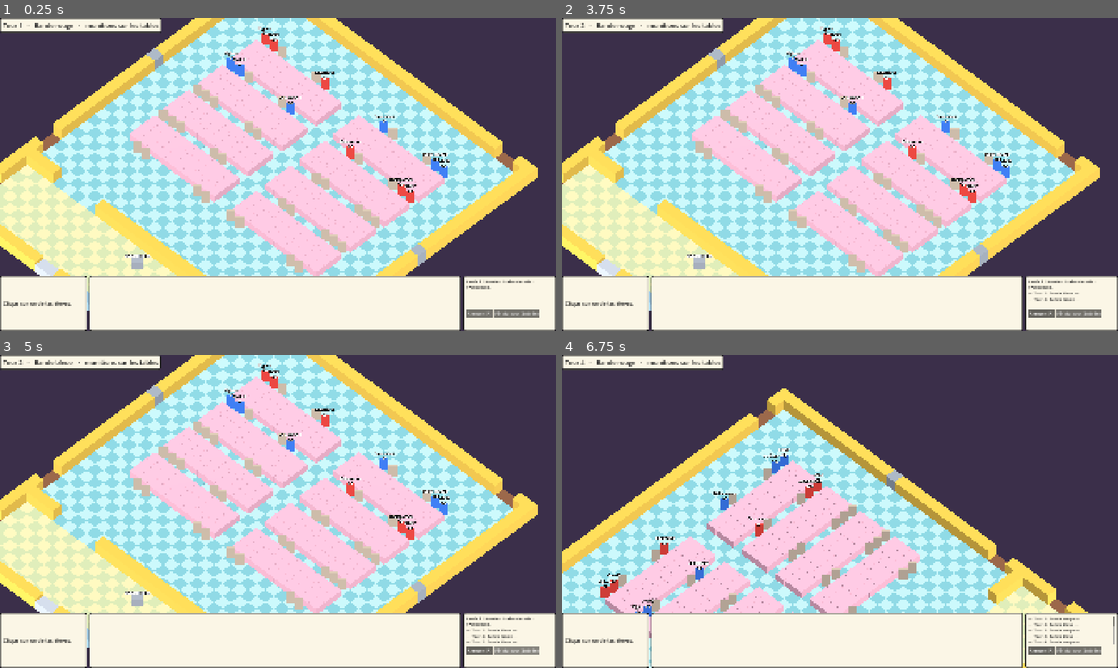
Above: before the commit, frames 1-4 (two rows, left to right).
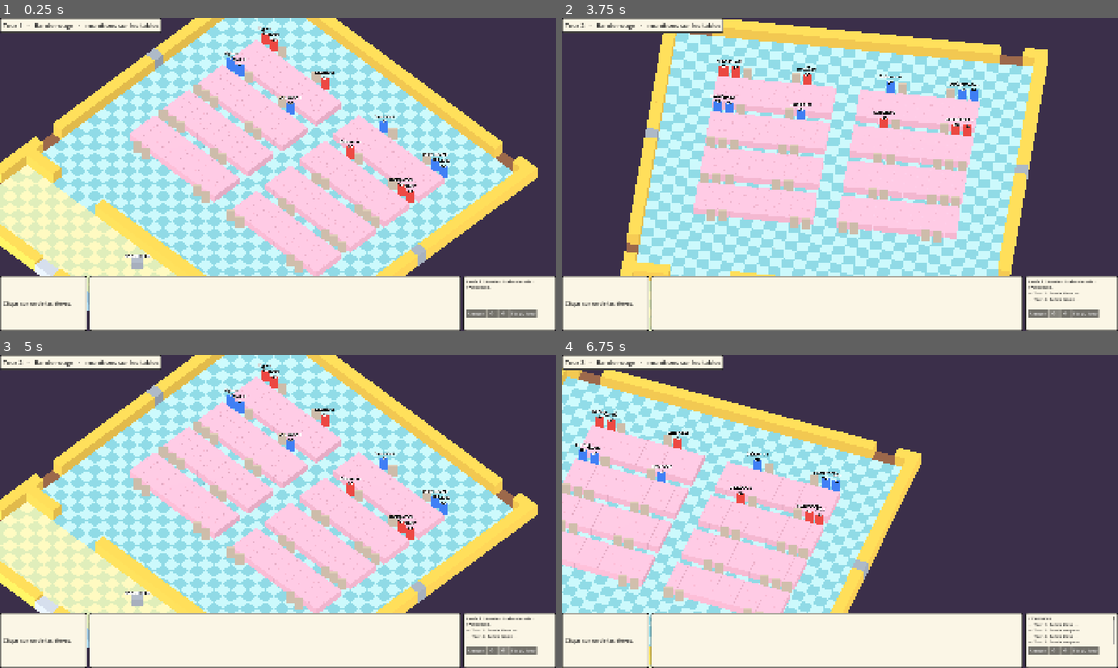
Above: after the commit, the same moments.

Repository: alexandrecranshoff-cyber/delire-a-la-cantine
Game: Godot game, scene res://scenes/main.tscn
Two runs of this game, one before a commit and one after it. Both use one fixed random seed, a clock stepped at 60 frames per second and the inputs below.
Inputs (mouse positions are in pixels of both pictures, inside the frame that each line leads up to):
- Up to frame 1 (0.25 s): no input
- Up to frame 2 (3.75 s): click (1040, 312) at 0.5 s, where only the run after the commit has a clickable "Arroser"; click (1084, 312) at 1.25 s, where only the run after the commit has a clickable "Fin du tour"; click (1040, 312) at 2 s, where only the run before the commit has a clickable "Arroser (R)"; click (1079, 312) at 2.75 s, where only the run before the commit has a clickable "Fin du tour (Entrée)"; click (1051, 312) at 3.5 s, where only the run after the commit has a clickable "⟲"
- Up to frame 3 (5 s): click (505, 649) at 4.25 s, where only the run after the commit has a clickable "⟳"
- Up to frame 4 (6.75 s): tap Enter at 5 s; move the mouse to (962, 495) at 5.02 s; hold Right (ui_right) 5.03-5.75 s; tap Q at 5.1, 6.6 s; click (962, 495) at 5.17 s; tap E at 5.3 s; drag from (728, 527) to (812, 574) at 5.77 s; tap Space at 6.5 s; move the mouse to (895, 442) at 6.52 s; hold Right (ui_right) from 6.53 s (still down); click (895, 442) at 6.67 s

The runs differ from the first frame. In frame 1, less than 0.1% of the frame differs, in the area x 87-97%, y 93-96%; in frame 2, 46%, in the area x 0-97%, y 0-100%; in frame 3, 0.3%; in frame 4, 41%.

Commit message:
Caméra : rotation libre au clic droit et par crans de 45°
Boutons ⟲ ⟳ dans l'interface, touches Q et E, rotation animée.
Le déplacement de la vue passe sur la molette enfoncée et les flèches.

Co-Authored-By: Claude Fable 5.2 <noreply@anthropic.com>
Claude-Session: https://claude.ai/code/session_01CbTZHE5Td2qxH178YLJedY

Diff:
--- a/scripts/ui/game_view.gd
+++ b/scripts/ui/game_view.gd
@@ -26,7 +26,13 @@
 var _cam_target := Vector3.ZERO
 var _cam_angle := 45.0
 var _cam_zoom := 26.0
-var _dragging := false
+var _panning := false
+var _rotating := false
+var _rotate_tween: Tween
+var _cam_goal := 45.0
+
+const ROTATE_STEP := 45.0
+const ROTATE_DRAG_SPEED := 0.4  # degrés par pixel
 
 
 func _ready() -> void:
@@ -51,6 +57,7 @@
 	add_child(hud)
 	hud.end_turn_pressed.connect(_end_turn)
 	hud.watering_toggled.connect(func(on): watering = on)
+	hud.rotate_pressed.connect(func(direction): rotate_camera(direction * ROTATE_STEP))
 	hud.log_line("Partie à %d bandes. Graine des dés : %d." % [players, s])
 	state.start_team_turn(0)
 	_refresh_all()
@@ -120,15 +127,19 @@
 		elif mb.button_index == MOUSE_BUTTON_WHEEL_DOWN and mb.pressed:
 			_cam_zoom = minf(45.0, _cam_zoom + 1.5)
 			_update_camera()
-		elif mb.button_index == MOUSE_BUTTON_MIDDLE or mb.button_index == MOUSE_BUTTON_RIGHT:
-			_dragging = mb.pressed
+		elif mb.button_index == MOUSE_BUTTON_RIGHT:
+			_rotating = mb.pressed
+		elif mb.button_index == MOUSE_BUTTON_MIDDLE:
+			_panning = mb.pressed
 		elif mb.button_index == MOUSE_BUTTON_LEFT and mb.pressed and not busy:
 			var c = _mouse_cell(mb.position)
 			if c != null:
 				_click(c)
 	elif event is InputEventMouseMotion:
 		var mm := event as InputEventMouseMotion
-		if _dragging:
+		if _rotating:
+			_set_cam_angle(_cam_angle - mm.relative.x * ROTATE_DRAG_SPEED)
+		elif _panning:
 			var right := camera.global_transform.basis.x
 			var fwd := Vector3(right.z, 0, -right.x)
 			_cam_target -= (right * mm.relative.x - fwd * mm.relative.y) * _cam_zoom / 600.0
@@ -140,16 +151,30 @@
 	elif event is InputEventKey and event.pressed and not event.echo:
 		match event.keycode:
 			KEY_ENTER, KEY_KP_ENTER: _end_turn()
-			KEY_Q: _rotate(-90)
-			KEY_E: _rotate(90)
+			KEY_Q: rotate_camera(-ROTATE_STEP)
+			KEY_E: rotate_camera(ROTATE_STEP)
 			KEY_R:
 				watering = not watering
 				hud.set_watering(watering)
 			KEY_ESCAPE: _select(null)
 
 
-func _rotate(deg: float) -> void:
-	_cam_angle += deg
+## Tourne la vue autour du point regardé, en douceur (boutons de l'interface, touches Q et E).
+func rotate_camera(deg: float) -> void:
+	# On part du cran visé par la rotation en cours, pour que plusieurs appuis s'additionnent,
+	# et on retombe toujours sur un angle net.
+	var from := _cam_angle
+	if _rotate_tween != null and _rotate_tween.is_valid():
+		from = _cam_goal
+		_rotate_tween.kill()
+	var goal := roundf((from + deg) / ROTATE_STEP) * ROTATE_STEP
+	_cam_goal = goal
+	_rotate_tween = create_tween()
+	_rotate_tween.tween_method(_set_cam_angle, _cam_angle, goal, 0.25).set_trans(Tween.TRANS_SINE)
+
+
+func _set_cam_angle(deg: float) -> void:
+	_cam_angle = deg
 	_update_camera()
 
 
--- a/scripts/ui/hud.gd
+++ b/scripts/ui/hud.gd
@@ -5,6 +5,7 @@
 
 signal end_turn_pressed
 signal watering_toggled(on: bool)
+signal rotate_pressed(direction: int)
 
 const TEAM_NAMES := ["rouge", "bleue", "verte", "jaune"]
 const PAPER := Color("fbf6e6")
@@ -58,12 +59,21 @@
 	var buttons := HBoxContainer.new()
 	col.add_child(buttons)
 	_water_button = Button.new()
-	_water_button.text = "Arroser (R)"
+	_water_button.text = "Arroser"
+	_water_button.tooltip_text = "R"
 	_water_button.toggle_mode = true
 	_water_button.toggled.connect(func(on): watering_toggled.emit(on))
 	buttons.add_child(_water_button)
+	for spec in [["⟲", -1, "Tourner la vue à gauche (Q)"], ["⟳", 1, "Tourner la vue à droite (E)"]]:
+		var rot := Button.new()
+		rot.text = spec[0]
+		rot.tooltip_text = spec[2]
+		rot.custom_minimum_size = Vector2(36, 0)
+		rot.pressed.connect(func(): rotate_pressed.emit(spec[1]))
+		buttons.add_child(rot)
 	var end_btn := Button.new()
-	end_btn.text = "Fin du tour (Entrée)"
+	end_btn.text = "Fin du tour"
+	end_btn.tooltip_text = "Entrée"
 	end_btn.pressed.connect(func(): end_turn_pressed.emit())
 	buttons.add_child(end_btn)
 
